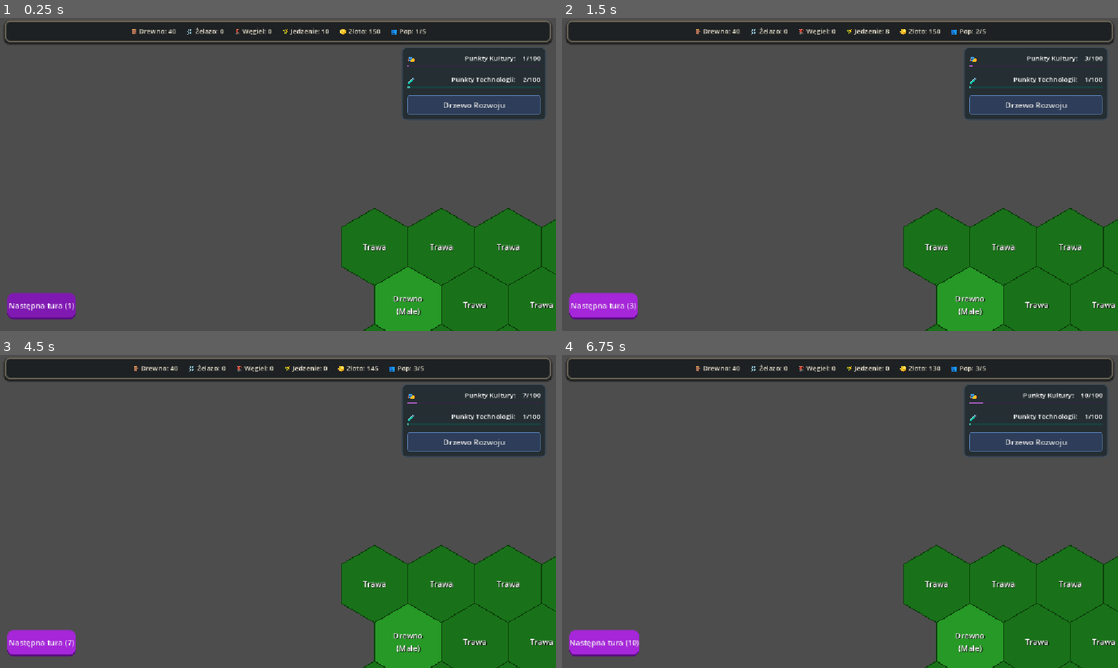
Above: before the commit, frames 1-4 (two rows, left to right).
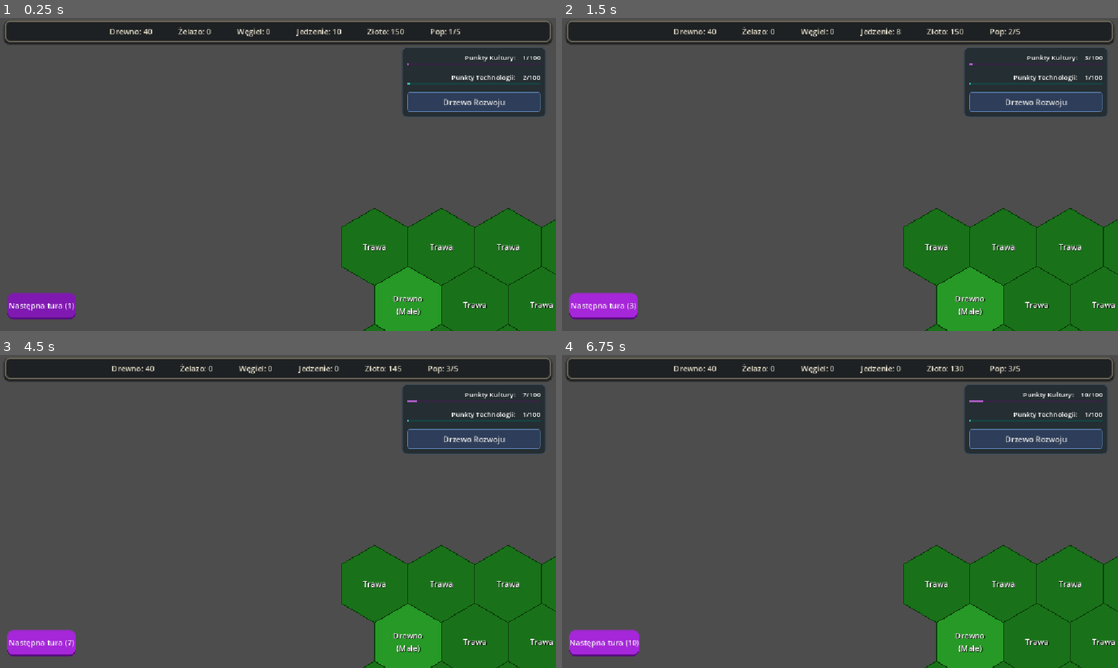
Above: after the commit, the same moments.

Repository: matiok35/nowy-projekt-gry
Game: Godot game, scene res://game_world/game_world.tscn
The game is run twice, just before and just after one commit, with the same random seed, the same clock (stepped at 60 frames per second) and the same inputs.
Inputs:
- Up to frame 1 (0.25 s): no input
- Up to frame 2 (1.5 s): click "Następna tura (1)" at 0.5 s; click "Następna tura (2)" at 1.25 s
- Up to frame 3 (4.5 s): click "Następna tura (3)" at 2 s; click "Następna tura (4)" at 2.75 s; click "Następna tura (5)" at 3.5 s; click "Następna tura (6)" at 4.25 s
- Up to frame 4 (6.75 s): click "Następna tura (7)" at 5 s; click "Następna tura (8)" at 5.75 s; click "Następna tura (9)" at 6.5 s

The runs differ from the first frame. In frame 1, 1.9% of the frame differs, in the area x 19-98%, y 2-33%; in frame 2, 1.9%; in frame 3, 1.9%; in frame 4, 2.0%, in the area x 20-98%, y 2-33%.

Commit message:
stworzenie struktury assetsów

Diff:
--- a/game_world/game_world.gd
+++ b/game_world/game_world.gd
@@ -14,6 +14,7 @@
 # --- Dane mapy ---
 var map_data = {}
 var tile_nodes = {}
+var tile_sprites = {}
 var label_nodes = {}
 
 # --- Terytorium ---
@@ -117,6 +118,12 @@
 	polygon.polygon = points
 	polygon.color = _get_tile_color(type)
 	area.add_child(polygon)
+
+	var sprite = Sprite2D.new()
+	sprite.texture = null
+	sprite.scale = Vector2(0.6, 0.6)
+	area.add_child(sprite)
+	tile_sprites[pos] = sprite
 
 	var line = Line2D.new()
 	var line_points = points.duplicate()
@@ -276,6 +283,11 @@
 	var poly = tile_nodes[pos].get_child(0) as Polygon2D
 	if poly:
 		poly.color = _get_building_color(building_name)
+
+	if tile_sprites.has(pos):
+		# TODO: Zmień na docelową ścieżkę do obrazków budynków
+		# tile_sprites[pos].texture = load("res://assets/buildings/" + building_name + ".png")
+		pass
 
 	if label_nodes.has(pos):
 		label_nodes[pos].text = building_name
--- a/ui/hud.gd
+++ b/ui/hud.gd
@@ -41,6 +41,9 @@
 var confirm_dialog: ConfirmationDialog
 var pending_building: String = ""
 
+var resources_container: HBoxContainer
+var resource_labels: Dictionary = {}
+
 var points_panel: PanelContainer
 var culture_label: Label
 var culture_bar: ProgressBar
@@ -60,6 +63,7 @@
 	build_coal.pressed.connect(func(): execute_build("Kopalnia Węgla"))
 
 	setup_points_panel()
+	setup_resources_header()
 	setup_custom_popups()
 	setup_tech_tree_ui()
 	style_main_hud_elements()
@@ -96,8 +100,12 @@
 	var culture_vbox = VBoxContainer.new()
 	culture_vbox.add_theme_constant_override("separation", 2)
 	var culture_hbox = HBoxContainer.new()
-	var c_icon = Label.new()
-	c_icon.text = "🎭"
+	var default_icon = null
+	var c_icon = TextureRect.new()
+	c_icon.texture = default_icon
+	c_icon.expand_mode = TextureRect.EXPAND_IGNORE_SIZE
+	c_icon.custom_minimum_size = Vector2(20, 20)
+	c_icon.stretch_mode = TextureRect.STRETCH_KEEP_ASPECT_CENTERED
 	culture_label = Label.new()
 	culture_label.text = "Punkty Kultury: 0/100"
 	culture_label.size_flags_horizontal = Control.SIZE_EXPAND_FILL
@@ -122,8 +130,11 @@
 	var tech_vbox = VBoxContainer.new()
 	tech_vbox.add_theme_constant_override("separation", 2)
 	var tech_hbox = HBoxContainer.new()
-	var t_icon = Label.new()
-	t_icon.text = "🧪"
+	var t_icon = TextureRect.new()
+	t_icon.texture = default_icon
+	t_icon.expand_mode = TextureRect.EXPAND_IGNORE_SIZE
+	t_icon.custom_minimum_size = Vector2(20, 20)
+	t_icon.stretch_mode = TextureRect.STRETCH_KEEP_ASPECT_CENTERED
 	tech_label = Label.new()
 	tech_label.text = "Punkty Technologii: 0/100"
 	tech_label.size_flags_horizontal = Control.SIZE_EXPAND_FILL
@@ -146,6 +157,40 @@
 	vbox.add_child(tech_vbox)
 
 	add_child(points_panel)
+
+func setup_resources_header():
+	resources_label.visible = false
+
+	resources_container = HBoxContainer.new()
+	resources_container.set_anchors_and_offsets_preset(Control.PRESET_FULL_RECT)
+	resources_container.alignment = BoxContainer.ALIGNMENT_CENTER
+	resources_container.add_theme_constant_override("separation", 25)
+	$Panel.add_child(resources_container)
+
+	var default_icon = null
+
+	var resources_list = ["Drewno", "Żelazo", "Węgiel", "Jedzenie", "Złoto", "Populacja"]
+	for res_name in resources_list:
+		var hbox = HBoxContainer.new()
+		hbox.add_theme_constant_override("separation", 5)
+
+		var icon = TextureRect.new()
+		icon.texture = default_icon
+		icon.expand_mode = TextureRect.EXPAND_IGNORE_SIZE
+		icon.custom_minimum_size = Vector2(24, 24)
+		icon.stretch_mode = TextureRect.STRETCH_KEEP_ASPECT_CENTERED
+
+		var lbl = Label.new()
+		lbl.add_theme_font_size_override("font_size", 16)
+		lbl.add_theme_color_override("font_color", Color(0.9, 0.88, 0.8))
+		lbl.vertical_alignment = VERTICAL_ALIGNMENT_CENTER
+		lbl.text = res_name + ": 0"
+
+		hbox.add_child(icon)
+		hbox.add_child(lbl)
+
+		resources_container.add_child(hbox)
+		resource_labels[res_name] = lbl
 
 var build_grid: GridContainer
 
@@ -247,6 +292,7 @@
 	build_grid.custom_minimum_size = Vector2(320, 0) # Miejsce na 3 kolumny po 100px + odstępy
 	build_grid.add_theme_constant_override("h_separation", 10)
 	build_grid.add_theme_constant_override("v_separation", 10)
+	build_grid.size_flags_horizontal = Control.SIZE_SHRINK_CENTER
 	vbox.add_child(build_grid)
 	vbox.move_child(build_grid, 2)
 
@@ -668,9 +714,17 @@
 	hide_all_menus()
 
 func _on_economy_updated(balances: Dictionary, turn: int, _selected_build: String):
-	resources_label.text = "🪵 Drewno: %d      ⛓️ Żelazo: %d      🌋 Węgiel: %d      🌾 Jedzenie: %d      🪙 Złoto: %d      👥 Pop: %d/%d" % [
-		balances["Drewno"], balances["Żelazo"], balances["Węgiel"], balances["Jedzenie"], balances["Złoto"], balances.get("Populacja", 1), balances.get("Maks_Populacja", 5)
-	]
+	if resources_container:
+		resource_labels["Drewno"].text = "Drewno: %d" % balances["Drewno"]
+		resource_labels["Żelazo"].text = "Żelazo: %d" % balances["Żelazo"]
+		resource_labels["Węgiel"].text = "Węgiel: %d" % balances["Węgiel"]
+		resource_labels["Jedzenie"].text = "Jedzenie: %d" % balances["Jedzenie"]
+		resource_labels["Złoto"].text = "Złoto: %d" % balances["Złoto"]
+		resource_labels["Populacja"].text = "Pop: %d/%d" % [balances.get("Populacja", 1), balances.get("Maks_Populacja", 5)]
+	else:
+		resources_label.text = "🪵 Drewno: %d      ⛓️ Żelazo: %d      🌋 Węgiel: %d      🌾 Jedzenie: %d      🪙 Złoto: %d      👥 Pop: %d/%d" % [
+			balances["Drewno"], balances["Żelazo"], balances["Węgiel"], balances["Jedzenie"], balances["Złoto"], balances.get("Populacja", 1), balances.get("Maks_Populacja", 5)
+		]
 	turn_button.text = "Następna tura (%d)" % turn
 
 	if culture_label and tech_label:
@@ -777,10 +831,32 @@
 	style_single_button(btn_naukowy_2, "Świątynia", "Świątynia")
 
 func style_single_button(btn: Button, display_name: String, building_name := ""):
-	btn.text = display_name
-	btn.alignment = HORIZONTAL_ALIGNMENT_CENTER
+	btn.text = ""
 	btn.custom_minimum_size = Vector2(100, 100)
-	btn.autowrap_mode = TextServer.AUTOWRAP_WORD
+
+	var vbox = VBoxContainer.new()
+	vbox.set_anchors_and_offsets_preset(Control.PRESET_FULL_RECT)
+	vbox.alignment = BoxContainer.ALIGNMENT_CENTER
+	vbox.mouse_filter = Control.MOUSE_FILTER_IGNORE
+	btn.add_child(vbox)
+
+	var default_icon = null
+	var icon = TextureRect.new()
+	icon.texture = default_icon
+	icon.expand_mode = TextureRect.EXPAND_IGNORE_SIZE
+	icon.custom_minimum_size = Vector2(40, 40)
+	icon.stretch_mode = TextureRect.STRETCH_KEEP_ASPECT_CENTERED
+	icon.mouse_filter = Control.MOUSE_FILTER_IGNORE
+
+	var lbl = Label.new()
+	lbl.text = display_name
+	lbl.horizontal_alignment = HORIZONTAL_ALIGNMENT_CENTER
+	lbl.autowrap_mode = TextServer.AUTOWRAP_WORD
+	lbl.add_theme_font_size_override("font_size", 12)
+	lbl.mouse_filter = Control.MOUSE_FILTER_IGNORE
+
+	vbox.add_child(icon)
+	vbox.add_child(lbl)
 
 	var base_color = Color(0.75, 0.65, 0.5)
 	var hover_color = Color(0.85, 0.75, 0.6)
